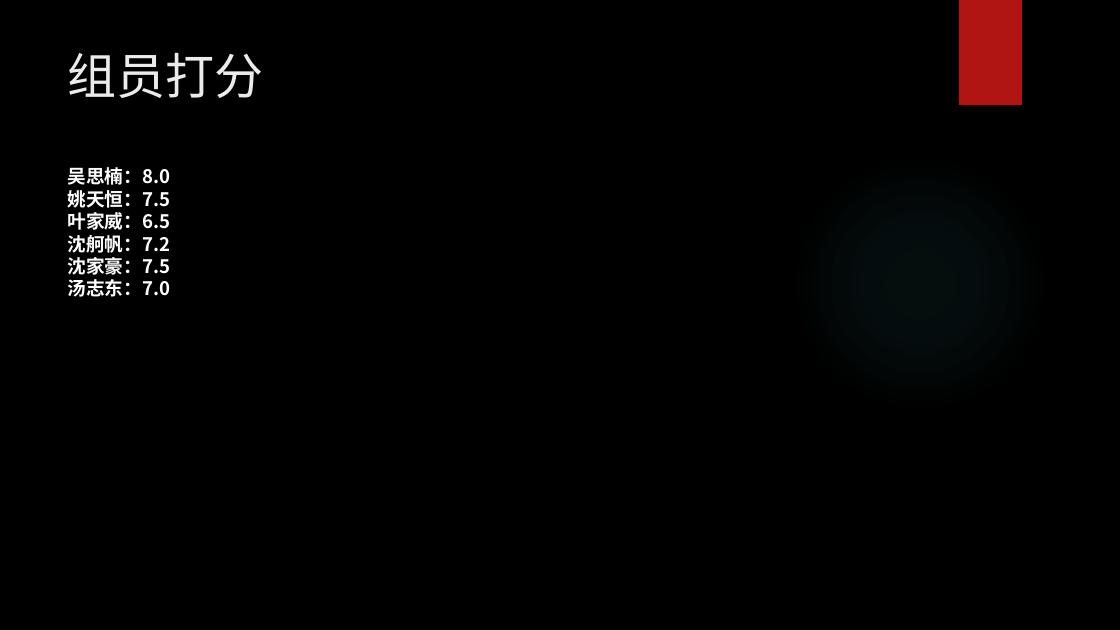
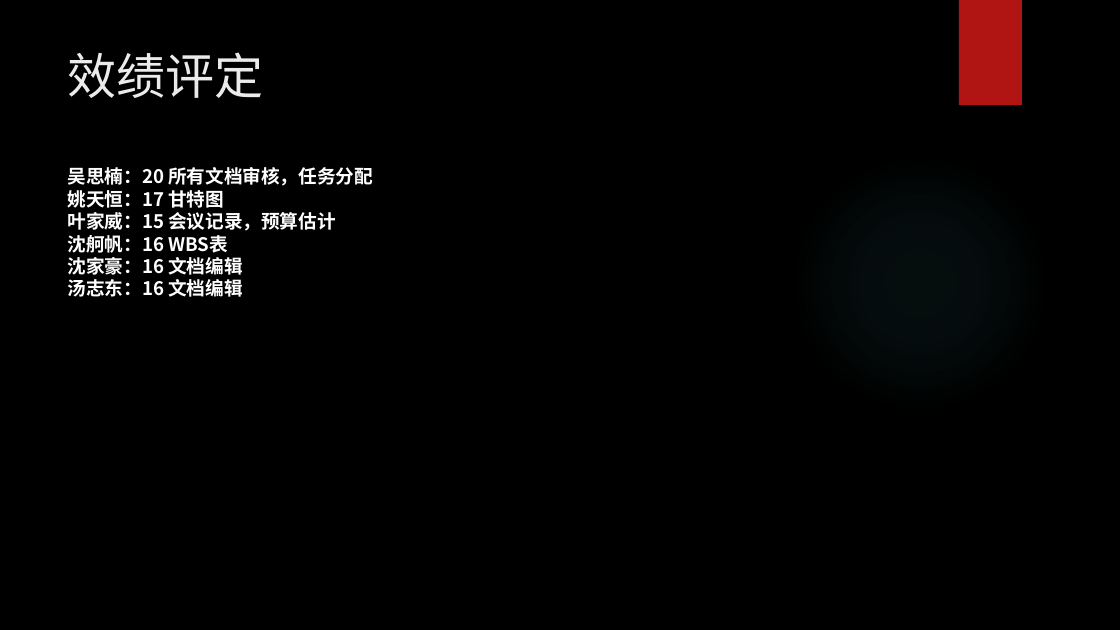
Before and after one commit to woncat/PRD2017, a slide deck: slide 59 of PRD-2017-G25-需求工程计划PPTV0.2.pptx (slide 58 before the commit). Drawn at 1120x630 pixels with LibreOffice and Linux fonts; fonts in the diff are those of the drawing; background and template pictures are left out. Boxes give left, top, right and bottom in pixels: in the first picture for what was removed or moved away, otherwise in the second. Text is boxed around its words. In the diff, an @@ line names an element or a change of style, - is before the commit and + after.

```diff
--- a/PRD-2017-G25-需求工程计划PPTV0.2.pptx
+++ b/PRD-2017-G25-需求工程计划PPTV0.2.pptx
@@ title at [68, 52, 264, 98]: text changed @@
-组员打分
+效绩评定
@@ text at [68, 167, 373, 297]: text changed @@
-吴思楠：8.0
-姚天恒：7.5
-叶家威：6.5
-沈舸帆：7.2
-沈家豪：7.5
-汤志东：7.0
+吴思楠：20 所有文档审核，任务分配
+姚天恒：17 甘特图
+叶家威：15 会议记录，预算估计
+沈舸帆：16 WBS表
+沈家豪：16 文档编辑
+汤志东：16 文档编辑
```
Also in this commit, not shown: 6 other slides changed, 2 slides added, 1 slide removed, 2 other files.
